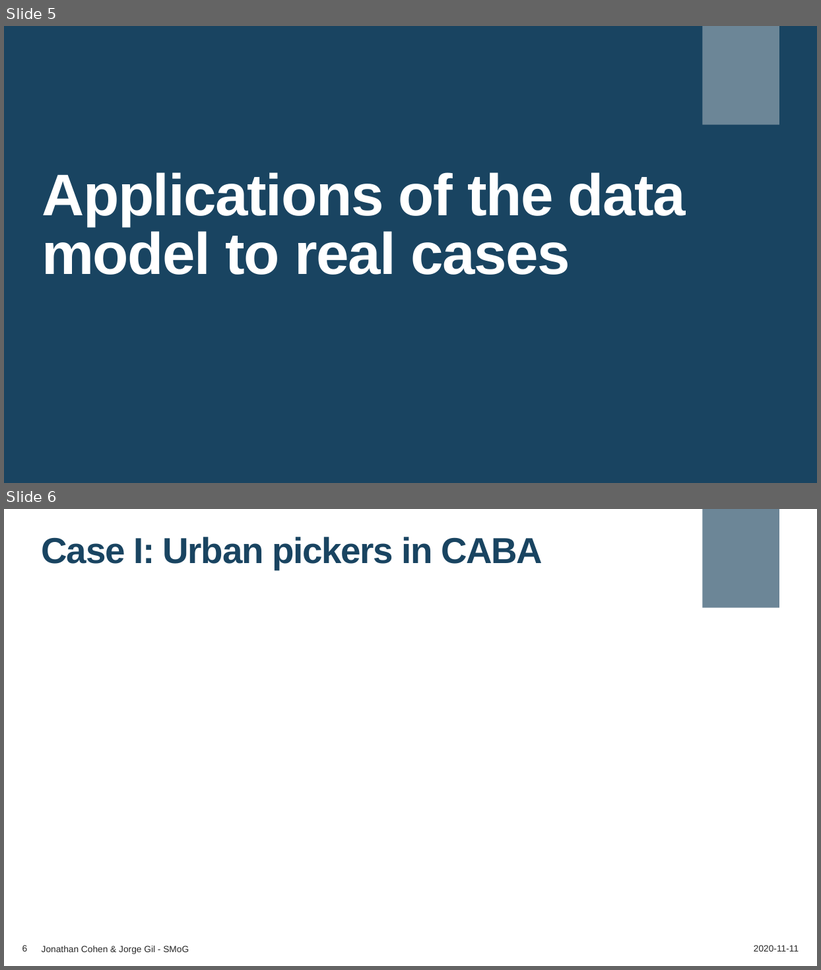
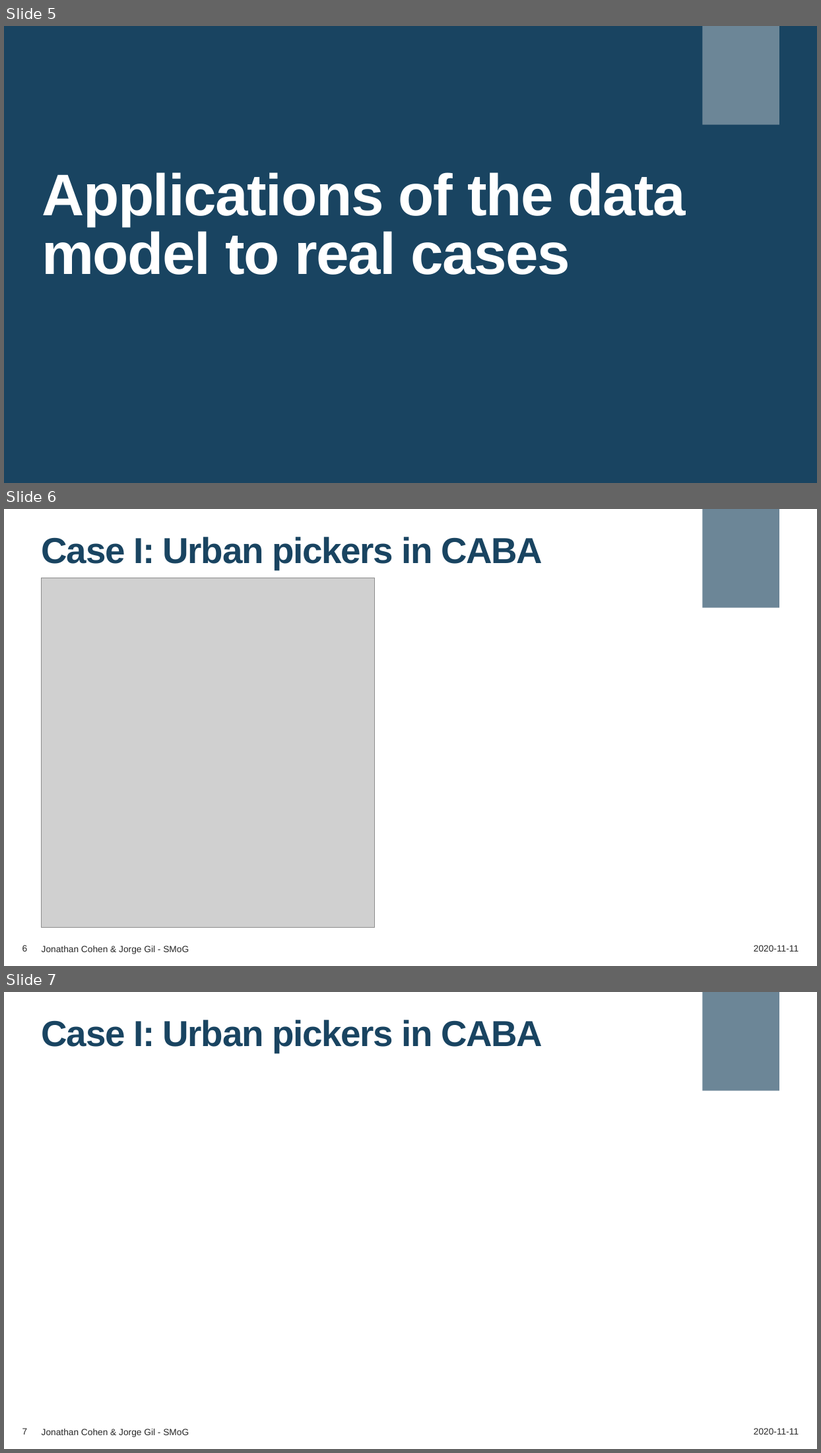
Before and after one commit to Urban-JonathanCohen/GeneralWasteDataModel, a slide deck: Presentations/Towards a general data model of waste flows_2.pptx. Shown one above the other, each under a label of ours: slides 5 and 6 before the commit, slides 5, 6 and 7 after it. The pictures are 821x970 and 821x1453 pixels, drawn with LibreOffice and Linux fonts; fonts in the diff are those of the drawing; grey boxes stand for pictures; background and template pictures are left out. Boxes give left, top, right and bottom in pixels: in the first picture for what was removed or moved away, otherwise in the second. Text is boxed around its words. In the diff, an @@ line names an element or a change of style, - is before the commit and + after.

```diff
--- a/Presentations/Towards a general data model of waste flows_2.pptx
+++ b/Presentations/Towards a general data model of waste flows_2.pptx
@@ slide 6 added at bbox=[4, 509, 817, 966], background #FFFFFF; not listed: 3 template elements that a slide beside it also shows @@
@@ title added at bbox=[42, 537, 543, 570], 32 pt, text #194461, bold @@
+Case I: Urban pickers in CABA
@@ picture added at bbox=[42, 578, 375, 927] @@
@@ page number added at bbox=[22, 945, 28, 952], 8 pt, text #262626 @@
+6
@@ what was slide 6 is now slide 7 @@
@@ page number at bbox=[22, 1428, 28, 1435]: text changed @@
-6
+7
```
Also in this commit, not shown: 1 other slide added, 1 slide removed.
